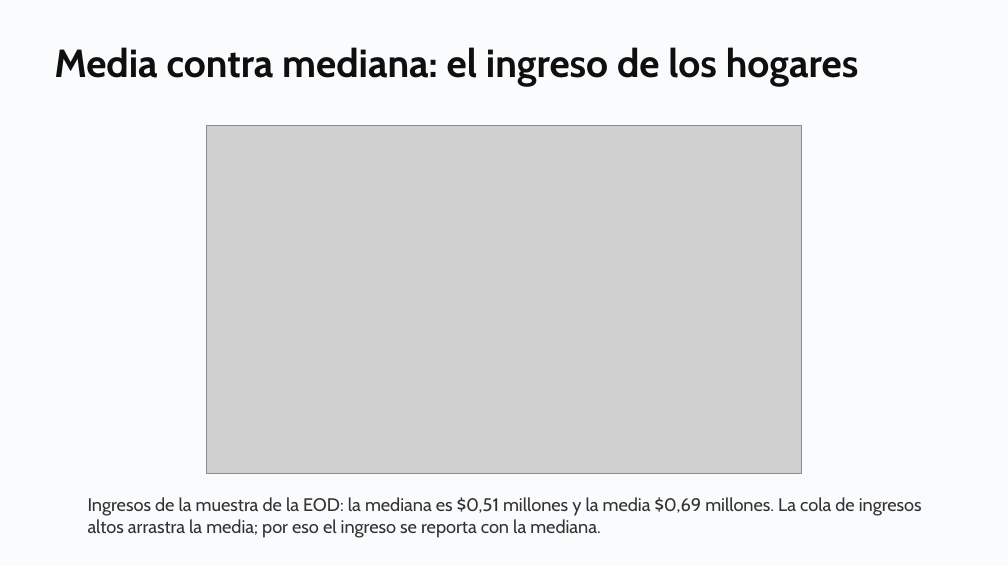
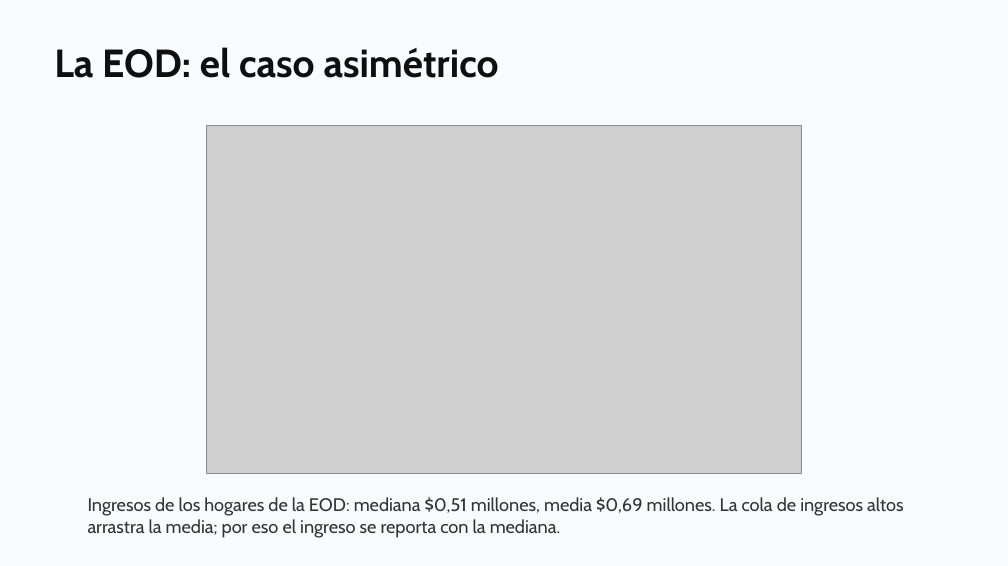
Before and after one commit to daniopitz/diplomado-cdd, a slide deck: slide 11 of presentaciones/clase02_eda_descriptiva.pptx (slide 7 before the commit). Drawn at 1008x566 pixels with LibreOffice and Linux fonts; fonts in the diff are those of the drawing; grey boxes stand for pictures. Boxes give left, top, right and bottom in pixels: in the first picture for what was removed or moved away, otherwise in the second. Text is boxed around its words. In the diff, an @@ line names an element or a change of style, - is before the commit and + after.

```diff
--- a/presentaciones/clase02_eda_descriptiva.pptx
+++ b/presentaciones/clase02_eda_descriptiva.pptx
@@ text at <box>54,47,499,78</box>: text changed @@
-Media contra mediana: el ingreso de los hogares
+La EOD: el caso asimétrico
@@ text at <box>88,497,903,538</box>: text changed @@
-Ingresos de la muestra de la EOD: la mediana es $0,51 millones y la media $0,69 millones. La cola de ingresos altos arrastra la media; por eso el ingreso se reporta con la mediana.
+Ingresos de los hogares de la EOD: mediana $0,51 millones, media $0,69 millones. La cola de ingresos altos arrastra la media; por eso el ingreso se reporta con la mediana.
```
Also in this commit, not shown: 4 other slides changed, 6 slides added, 4 other files.
